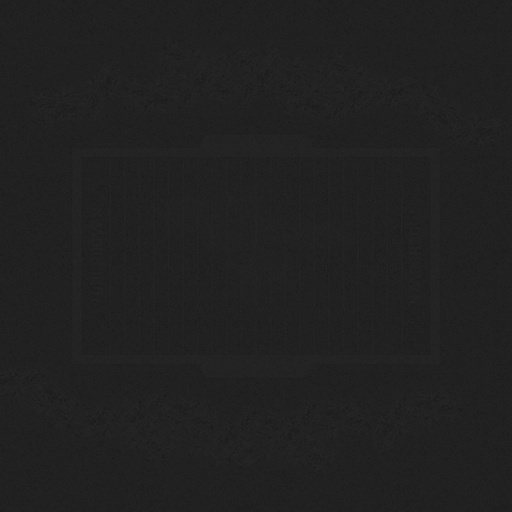
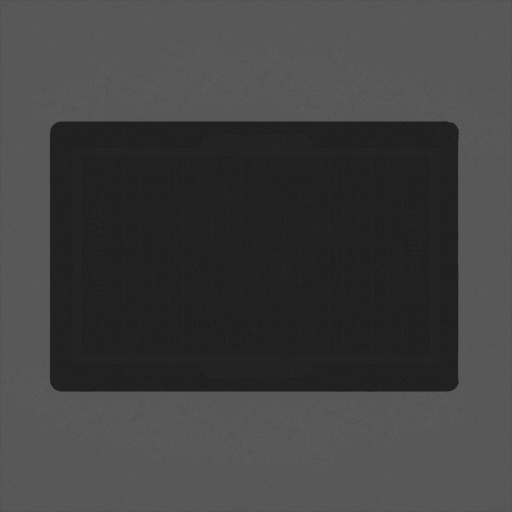
Layers edited between the first and the second 512×512 image:
pixels changed over [0, 0, 512, 512] (layer not identified)
